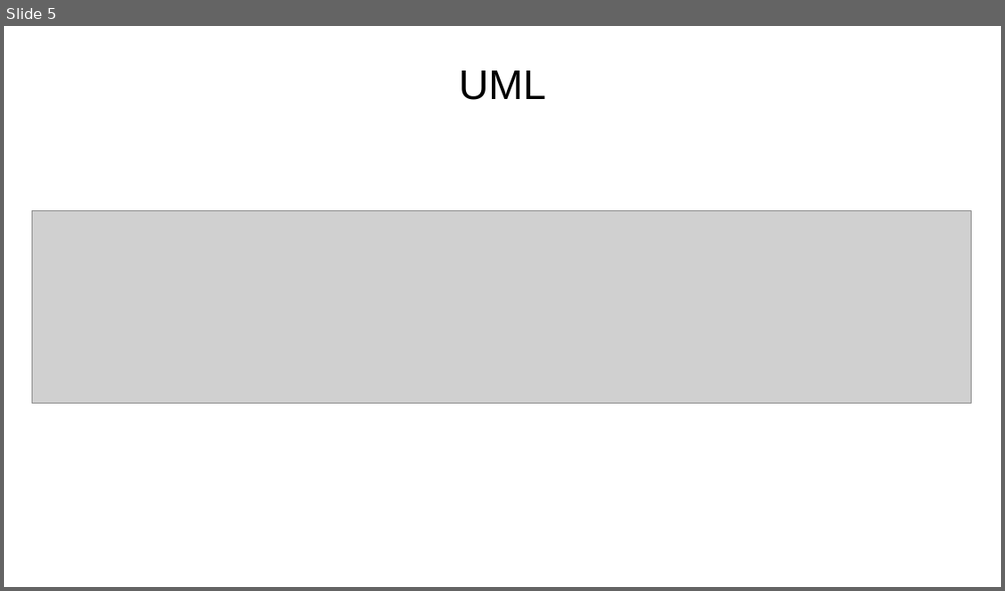
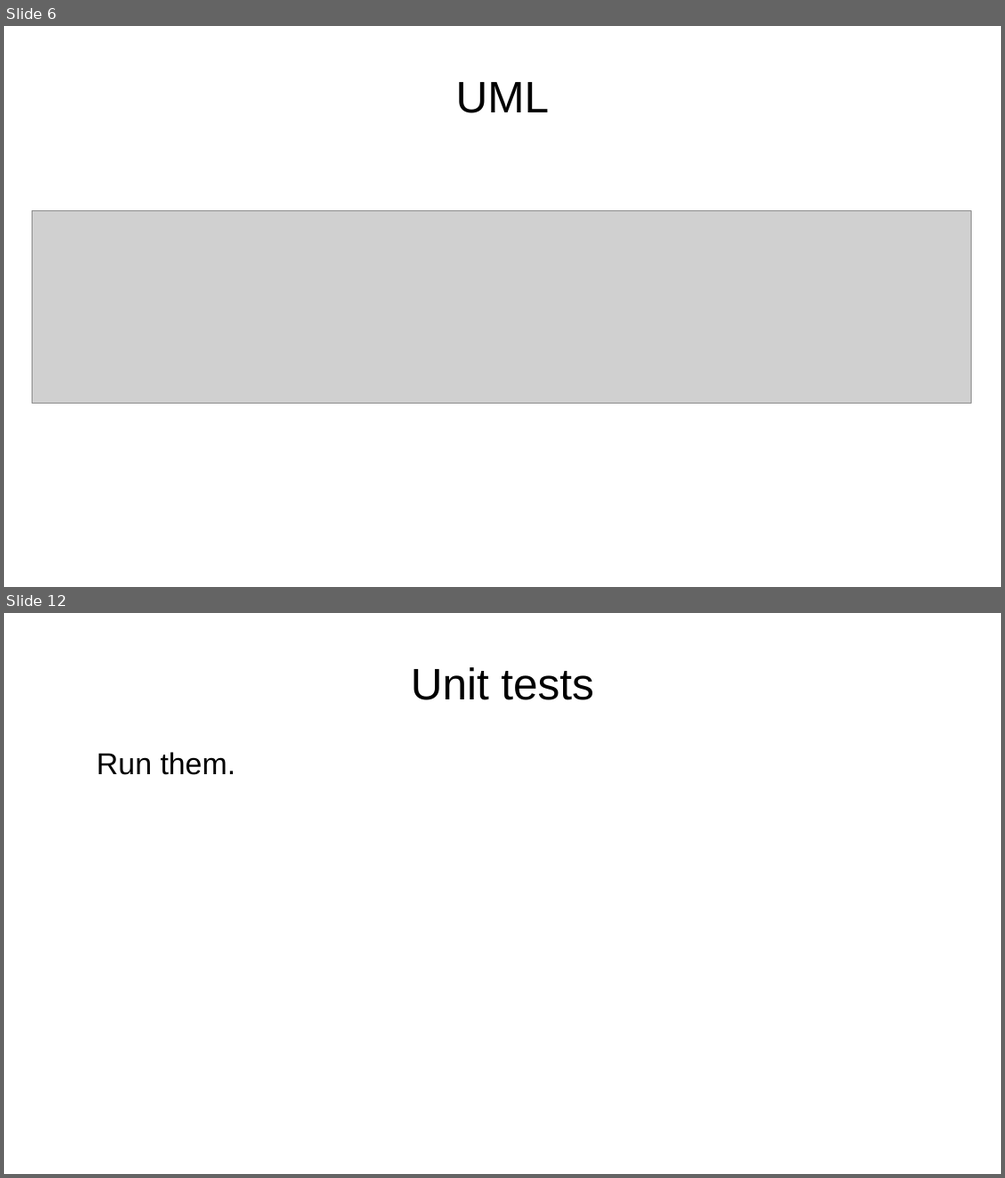
Before and after one commit to swilery/cs373-idb, a slide deck: SWE presentation.odp. Shown one above the other, each under a label of ours: slide 5 before the commit, slides 6 and 12 after it; the slides between them are not shown. The pictures are 1005x591 and 1005x1178 pixels, drawn with LibreOffice and Linux fonts; fonts in the diff are those of the drawing; grey boxes stand for pictures; background and template pictures are left out. Boxes give left, top, right and bottom in pixels: in the first picture for what was removed or moved away, otherwise in the second. Text is boxed around its words. In the diff, an @@ line names an element or a change of style, - is before the commit and + after.

```diff
--- a/SWE presentation.odp
+++ b/SWE presentation.odp
@@ slide 12 added at <box>4,613,1001,1174</box>, background #FFFFFF @@
@@ title added at <box>411,667,593,700</box>, 35.1 pt, text #000000 @@
+Unit tests
@@ text added at <box>97,752,236,775</box>, 24 pt, text #000000 @@
+Run them.
@@ what was slide 5 is now slide 6 @@
@@ slide 6 changed as well @@
@@ title "UML": place and size @@
-title "UML" at <box>459,70,546,100</box>
+title "UML" at <box>456,82,549,113</box>
@@ title "UML" at <box>456,82,549,113</box>: size 33 to 35.1 pt @@
```
Also in this commit, not shown: 3 other slides changed, 6 other slides added, 5 slides removed, 1 other file.
